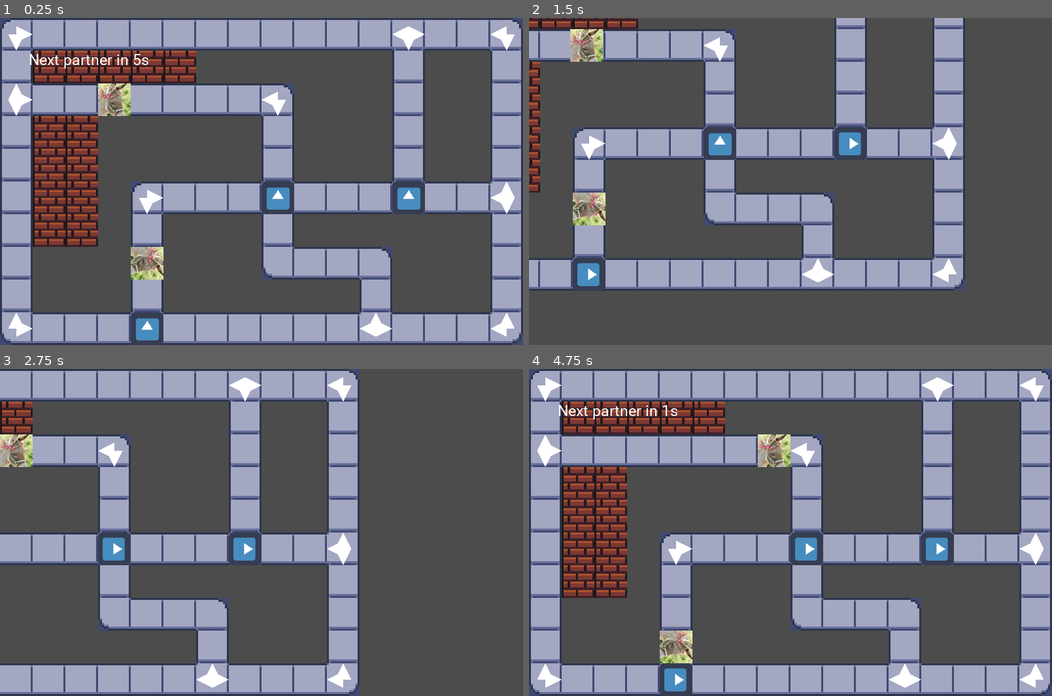
Above: before the commit, frames 1-4 (two rows, left to right).
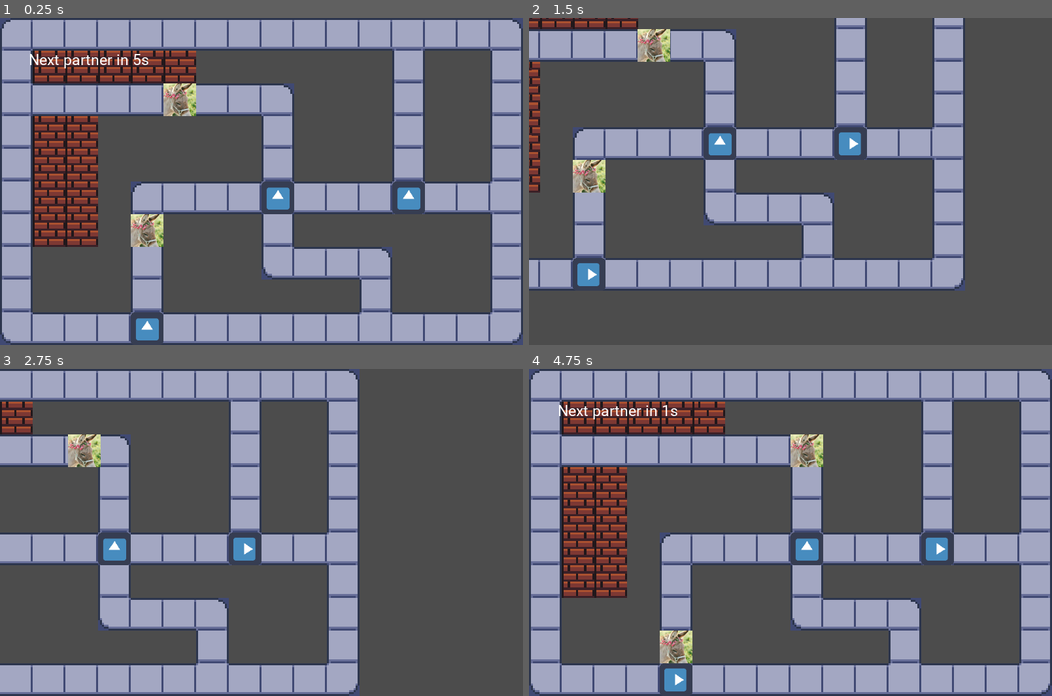
Above: after the commit, the same moments.

Repository: allemansratten/sos
Game: Godot game, scene res://scenes/Game.tscn
Two runs of this game, one before a commit and one after it. Both use one fixed random seed, a clock stepped at 60 frames per second and the inputs below. The engine's default icon, where the game draws it, is replaced by a stand-in: a white triangle on a blue panel in a dark square.
Inputs (mouse positions are in pixels of both pictures, inside the frame that each line leads up to):
- Up to frame 1 (0.25 s): no input
- Up to frame 2 (1.5 s): tap Enter at 0.5 s; drag from (675, 328) to (936, 197) at 0.52 s; tap Space at 1.25 s; drag from (936, 99) to (675, 230) at 1.27 s
- Up to frame 3 (2.75 s): move the mouse to (115, 548) at 2.02 s; click (115, 548) at 2.1 s
- Up to frame 4 (4.75 s): drag from (764, 597) to (644, 450) at 2.77 s; tap Enter at 3.5 s; move the mouse to (947, 581) at 3.52 s; click (947, 581) at 3.6 s; tap Space at 4.25 s; drag from (633, 483) to (874, 581) at 4.27 s

The runs differ from the first frame. In frame 1, 4.0% of the frame differs, in the area x 1-99%, y 2-98%; in frame 2, 3.2%; in frame 3, 2.3%; in frame 4, 3.2%.
Error after the commit: Invalid get index 'False' (on base: 'Array'). (res://scenes/FixedCrossroads.gd:21)

Commit message:
Moving Crossroads to use Vector2

Diff:
--- a/scripts/general_crossroads.gd
+++ b/scripts/general_crossroads.gd
@@ -3,13 +3,24 @@
 
 export(PackedScene) var arrow_scene
 
-export var directions_mask = [true, true, true, true]
+export var directions_mask = {
+	Vector2.DOWN: true,
+	Vector2.UP: true,
+	Vector2.RIGHT: true,
+	Vector2.LEFT: true,
+}
+
+
+func rotate_vector_clockwise(vec: Vector2, steps=1):
+	return vec.rotated((PI/2) * steps )
+
 
 func render_arrows():
-	for i in range(4):
-		if directions_mask[i]:
+	print_debug(directions_mask)
+	for dir in directions_mask:
+		if directions_mask[dir]:
 			var arrow = arrow_scene.instance()
-			arrow.rotate(i * 0.5 * PI)
+			arrow.rotate(dir.angle())
 #			arrow.move_local_x(32)
 #			arrow.move_local_y(32)
 			#arrow.translate(Vector2(32, 32))
@@ -17,8 +28,8 @@
 
 func check_mask():
 	var any_set = false
-	for i in range(4):
-		if directions_mask[i]:
+	for dir in directions_mask:
+		if dir:
 			any_set = true
 
 	assert(any_set, "Invalid directions_mask")
@@ -26,6 +37,7 @@
 # Called when the node enters the scene tree for the first time.
 func _ready():
 	check_mask()
+	print_debug(directions_mask)
 
 func get_output_direction(in_direction):
 	assert(false, "Must be implemented in child")
--- a/scripts/partner.gd
+++ b/scripts/partner.gd
@@ -8,9 +8,8 @@
 const STEP_SIZE = 64
 onready var tween = get_node("StepTween")
 
-var speed = STEP_SIZE
-var dir_x = 0
-var dir_y = 0
+var speed = SPEED_TIMESTEP
+var direction = Vector2(0, 0)
 
 var is_being_hit = false
 
@@ -27,7 +26,7 @@
 
 
 func init(x, y, d_x=0, d_y=0, delay=0):
-	print_debug("Spawning partner at [%d, %d], dir [%d, %d], speed: %d" % [x, y, d_x, d_y, speed])
+	print_debug("Spawning partner at [%d, %d], dir [%d, %d], speed: %f" % [x, y, d_x, d_y, speed])
 	position.x = x
 	old_step_x = x
 	next_step_x = x
@@ -36,12 +35,11 @@
 	old_step_y = y
 	next_step_y = y
 
-	dir_x = d_x
-	dir_y = d_y
+	direction = Vector2(d_x, d_y)
 	step_delay = delay
 
 	# Hack to rotate the sprite
-	set_direction(get_direction())
+#	set_direction(get_direction())
 
 
 func random_color_choice(n_colors=2):
@@ -95,8 +93,8 @@
 
 
 func _process_timestep():
-	next_step_x = next_step_x + dir_x * speed
-	next_step_y = next_step_y + dir_y * speed
+	next_step_x = next_step_x + direction[0] * STEP_SIZE
+	next_step_y = next_step_y + direction[1] * STEP_SIZE
 	tween.interpolate_property(self, "position",
 		Vector2(old_step_x, old_step_y), Vector2(next_step_x, next_step_y), SPEED_TIMESTEP,
 		Tween.TRANS_CIRC, Tween.EASE_IN_OUT)
@@ -132,26 +130,27 @@
 		collide_with_crossroads(other)
 
 
-func get_direction():
-	if dir_y == -1:
-		return 0
-	if dir_x == 1:
-		return 1
-	if dir_y == 1:
-		return 2
-	if dir_x == -1:
-		return 3
-
-	assert(false)
-
-
-func set_direction(direction):
-	dir_x = [0, 1, 0, -1][direction]
-	dir_y = [-1, 0, 1, 0][direction]
-	rotation = (direction - 1) * 0.5 * PI
+#func get_direction():
+#	if direction == Vector2.UP:
+#		return 0
+#	if direction == Vector2.RIGHT:
+#		return 1
+#	if direction == Vector2.DOWN:
+#		return 2
+#	if direction == Vector2.LEFT:
+#		return 3
+#
+#	assert(false)
+#
+#
+#func set_direction(dir):
+#	direction[0] = [0, 1, 0, -1][dir]
+#	direction[1] = [-1, 0, 1, 0][dir]
+#	rotation = (dir - 1) * 0.5 * PI
 
 
 func collide_with_crossroads(crossroads):
-	var in_direction = get_direction()
-	var out_direction = crossroads.get_output_direction(in_direction)
-	set_direction(out_direction)
+#	var in_direction = get_direction()
+#	var out_direction = crossroads.get_output_direction(in_direction)
+#	set_direction(out_direction)
+	direction = crossroads.get_output_direction(direction)
--- a/scripts/partner_driver.gd
+++ b/scripts/partner_driver.gd
@@ -18,9 +18,9 @@
 	var partner = partner_scene.instance()
 	partner_i += 1
 	if partner_i == 1:
-		partner.init(64*3, 64*2, 1, 0, 0.2)
+		partner.init(64*5, 64*2, 1, 0, 0.1)
 	elif partner_i == 2:
-		partner.init(64*4, 64*7, 0, 1, 2)
+		partner.init(64*4, 64*6, 0, 1, 1)
 	else:
 		partner.init(64*0, 64*(1+randi()%10), 0, 1, 0.5)
 	add_child(partner)
